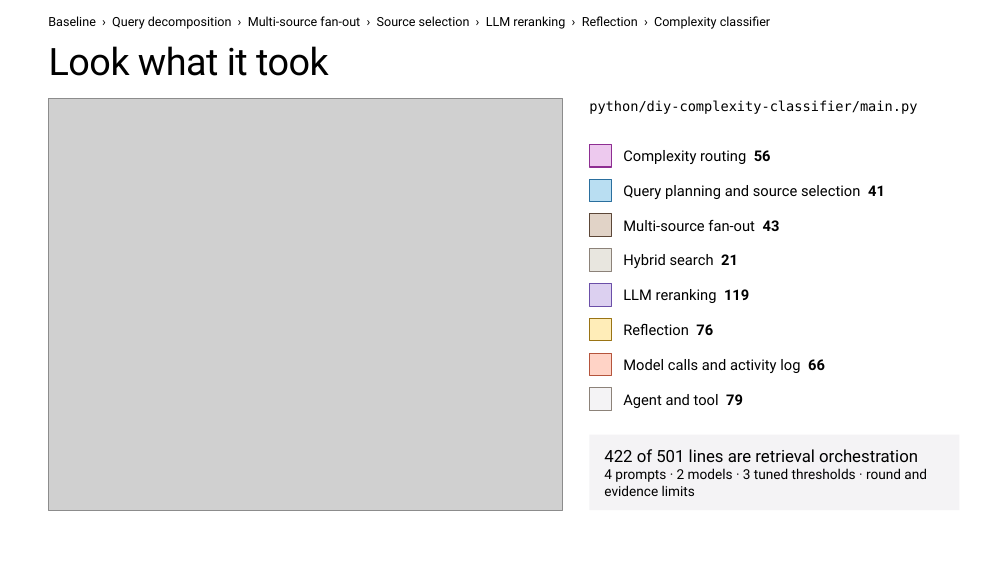
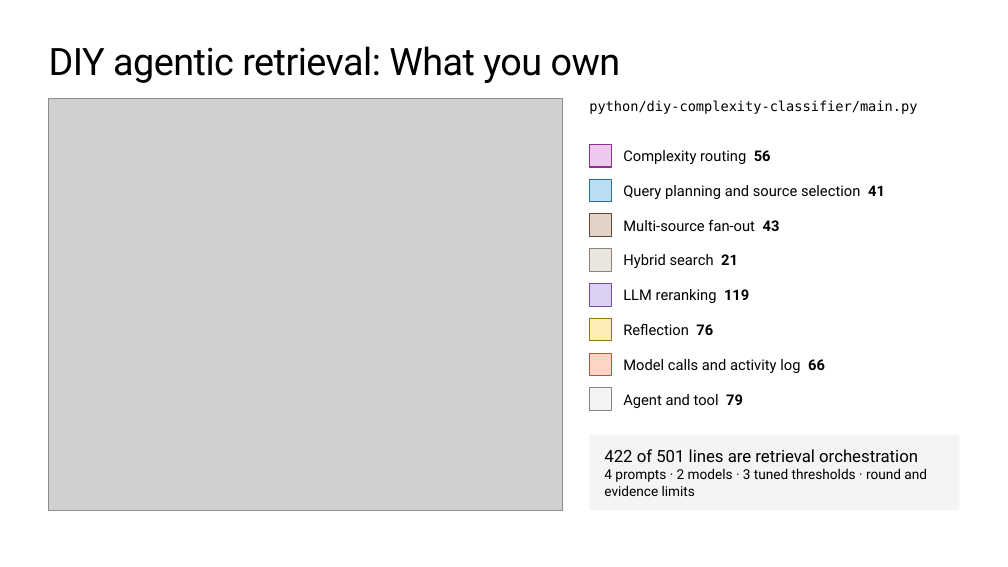
Before and after one commit to microsoft/ignite26-BRK300-building-agentic-retrieval-from-diy-to-foundry-iq, a slide deck: slide 51 of IgniteBRK300-WorkingDeck.pptx (slide 40 before the commit). Drawn at 1008x567 pixels with LibreOffice and Linux fonts; fonts in the diff are those of the drawing; grey boxes stand for pictures; background and template pictures are left out. Boxes give left, top, right and bottom in pixels: in the first picture for what was removed or moved away, otherwise in the second. Text is boxed around its words. In the diff, an @@ line names an element or a change of style, - is before the commit and + after.

```diff
--- a/IgniteBRK300-WorkingDeck.pptx
+++ b/IgniteBRK300-WorkingDeck.pptx
@@ text removed at bbox=[48, 16, 770, 29] @@
-Baseline › Query decomposition › Multi-source fan-out › Source selection › LLM reranking › Reflection › Complexity classifier
@@ title at bbox=[49, 46, 621, 83]: text changed @@
-Look what it took
+DIY agentic retrieval: What you own
```
Also in this commit, not shown: 33 other slides changed, 8 slides added.
